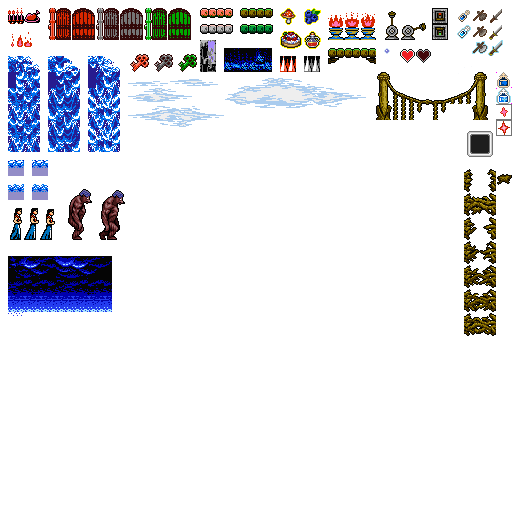
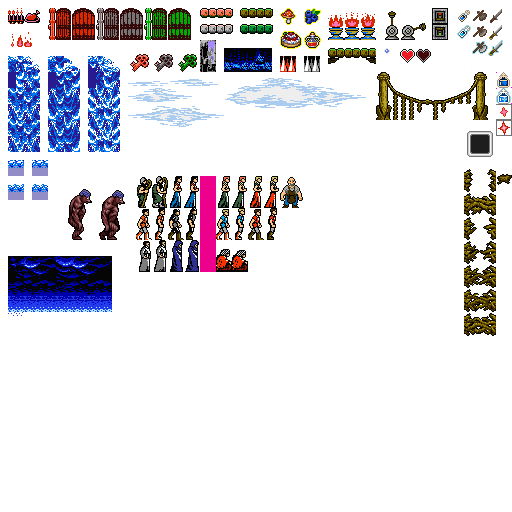
Layers edited between the first and the second (512, 512) image:
renamed "Layer 34" to "Layer 43", painted on it over 10, 176, 303, 272
removed layer "Layer 30" over 10, 176, 303, 272
